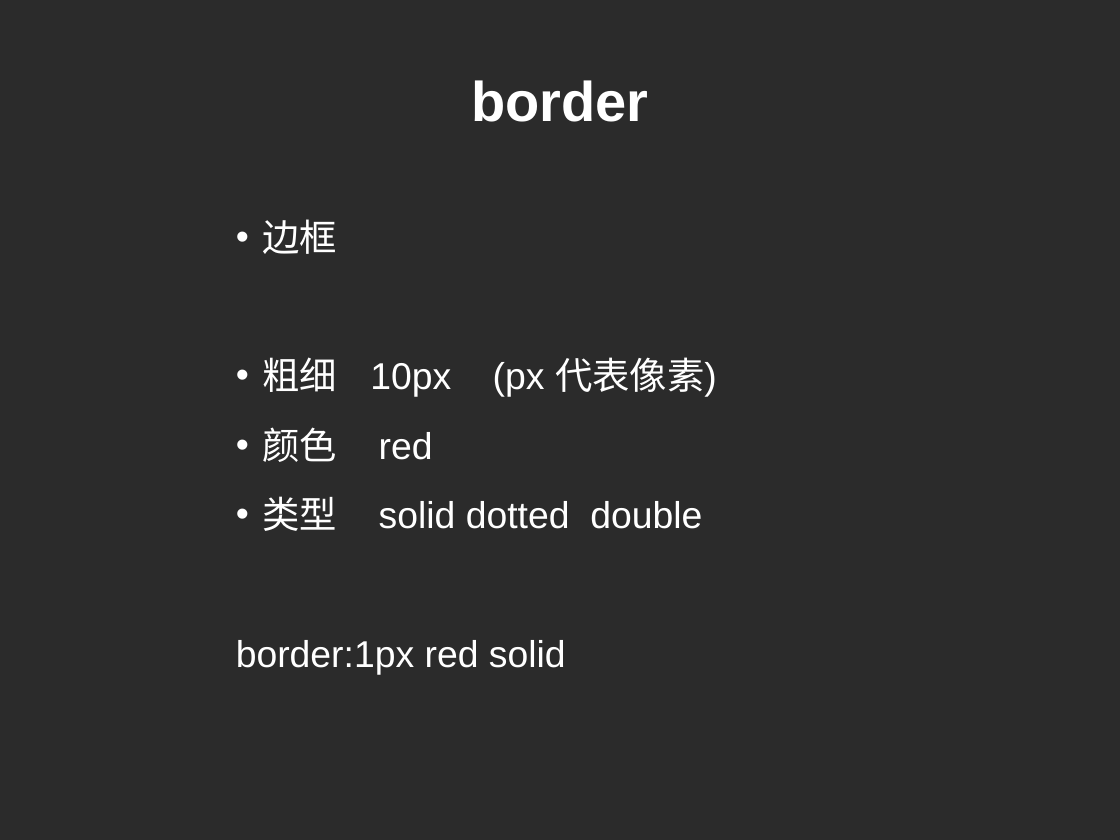
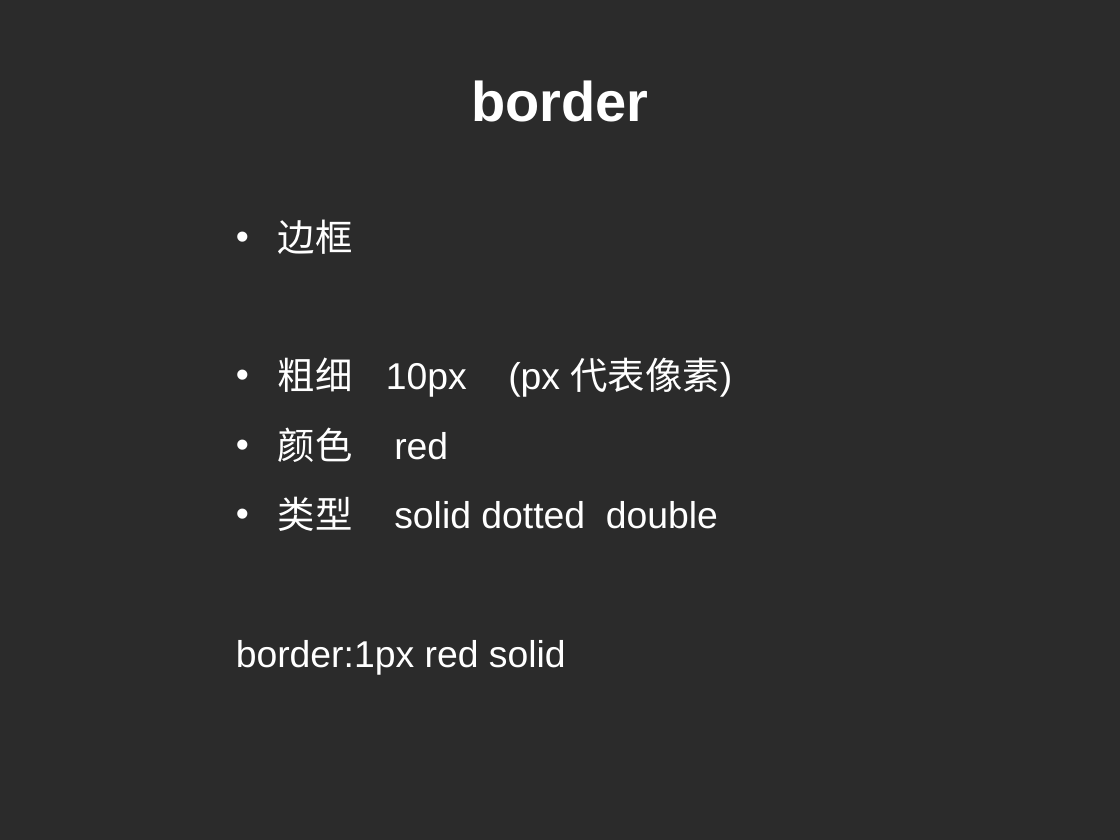
Before and after one commit to cd-vr1class/homework, a slide deck: slide 3 of ppt/7-5CSS基础.ppt. Drawn at 1120x840 pixels with LibreOffice and Linux fonts; fonts in the diff are those of the drawing; background and template pictures are left out; a plain dark background stands for a picture behind light text. Boxes give left, top, right and bottom in pixels: in the first picture for what was removed or moved away, otherwise in the second. Text is boxed around its words. In the diff, an @@ line names an element or a change of style, - is before the commit and + after.

```diff
--- a/ppt/7-5CSS基础.ppt
+++ b/ppt/7-5CSS基础.ppt
@@ text "边框" at <box>236,219,733,674</box>: indent changed @@
```
Also in this commit, not shown: 1 other slide changed, 6 other files.
